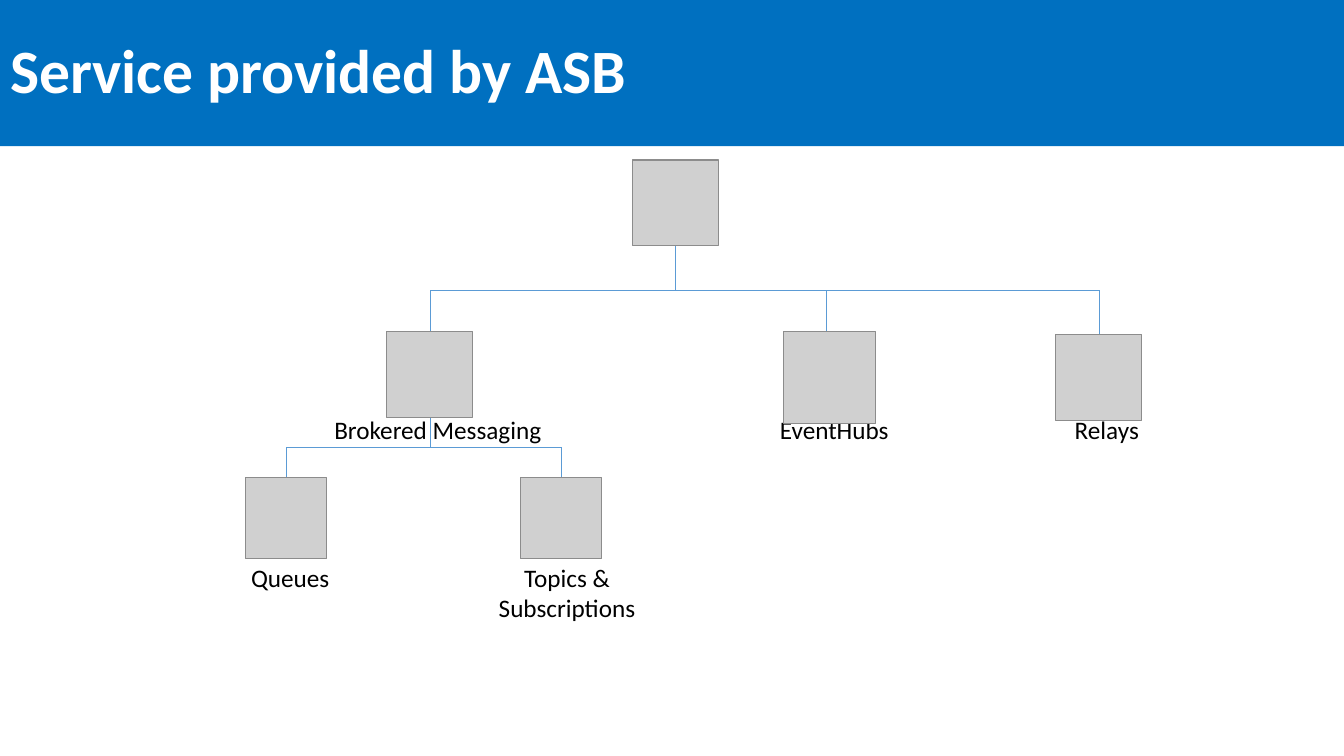
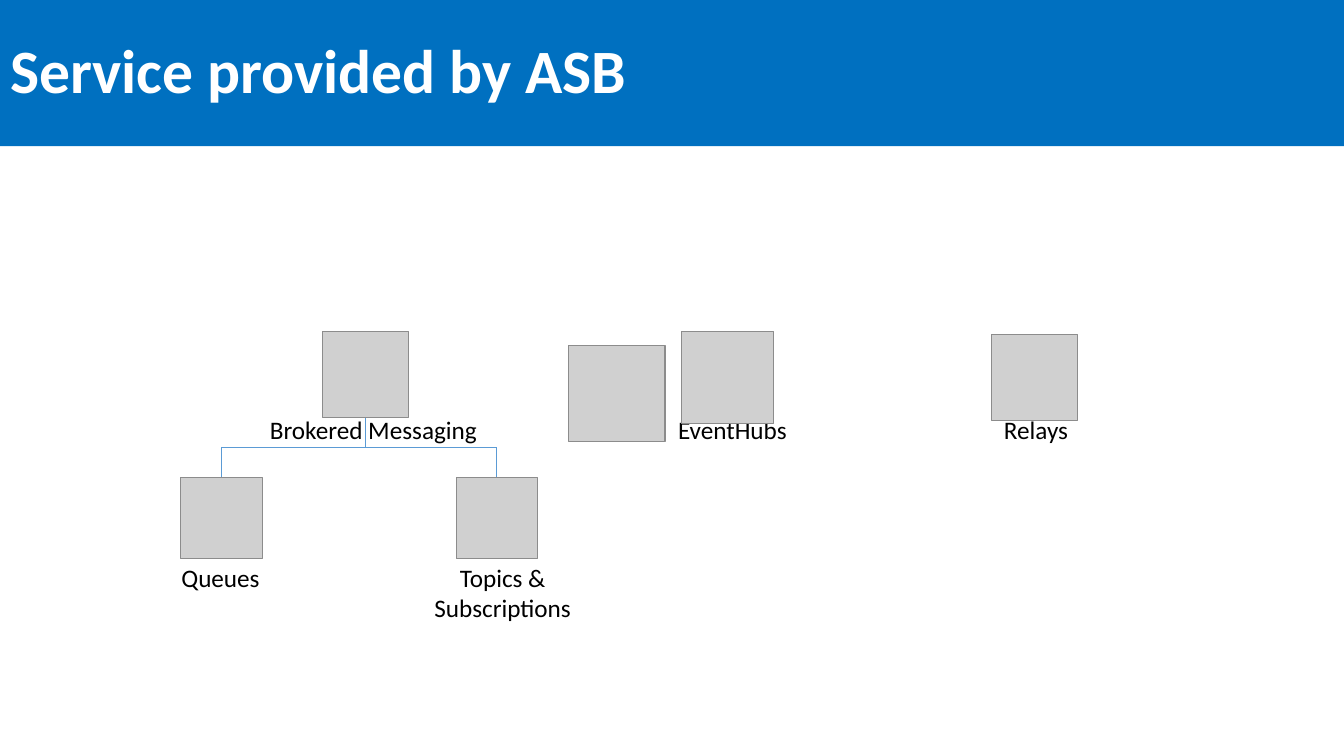
Before and after one commit to SeanFeldman/ASB-AustinAzure, a slide deck: slide 4 of Azure Service Bus Austin Azure usergroup 2016-09-08.pptx (slide 2 before the commit). Drawn at 1344x756 pixels with LibreOffice and Linux fonts; fonts in the diff are those of the drawing; grey boxes stand for pictures. Boxes give left, top, right and bottom in pixels: in the first picture for what was removed or moved away, otherwise in the second. Text is boxed around its words. In the diff, an @@ line names an element or a change of style, - is before the commit and + after.

```diff
--- a/Azure Service Bus Austin Azure usergroup 2016-09-08.pptx
+++ b/Azure Service Bus Austin Azure usergroup 2016-09-08.pptx
@@ elbow line removed from (676, 246) to (430, 331) @@
@@ elbow line removed from (676, 246) to (1099, 335) @@
@@ elbow line removed from (676, 246) to (827, 335) @@
@@ picture: place and size @@
-picture at bbox=[632, 160, 718, 246]
+picture at bbox=[569, 346, 664, 442]
@@ picture: place and size @@
-picture at bbox=[783, 331, 876, 423]
+picture at bbox=[682, 331, 774, 423]
@@ 4 pictures, 2 texts, 2 elbow lines: place and size @@
-4 pictures, 2 texts, 2 elbow lines at bbox=[245, 331, 1142, 621]
+4 pictures, 2 texts, 2 elbow lines at bbox=[180, 331, 1078, 621]
@@ text "EventHubs": place and size @@
-text "EventHubs" at bbox=[780, 418, 889, 440]
+text "EventHubs" at bbox=[678, 418, 787, 440]
@@ text "Relays": place and size @@
-text "Relays" at bbox=[1075, 418, 1139, 443]
+text "Relays" at bbox=[1004, 418, 1068, 443]
@@ text "Queues": place and size @@
-text "Queues" at bbox=[251, 570, 329, 591]
+text "Queues" at bbox=[181, 570, 259, 591]
```
Also in this commit, not shown: 10 other slides changed, 3 slides added, 2 slides removed, 3 other files.
